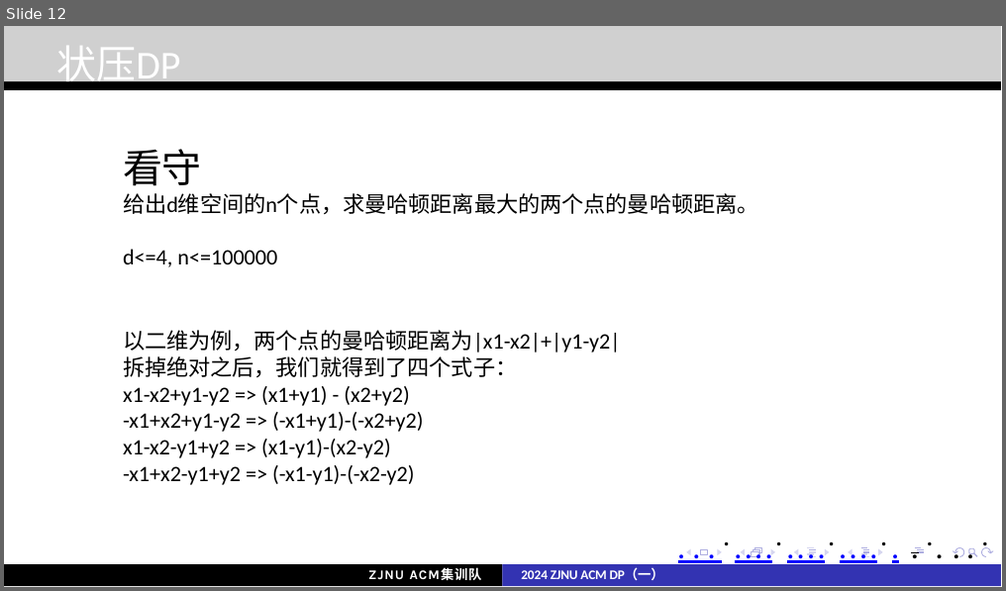
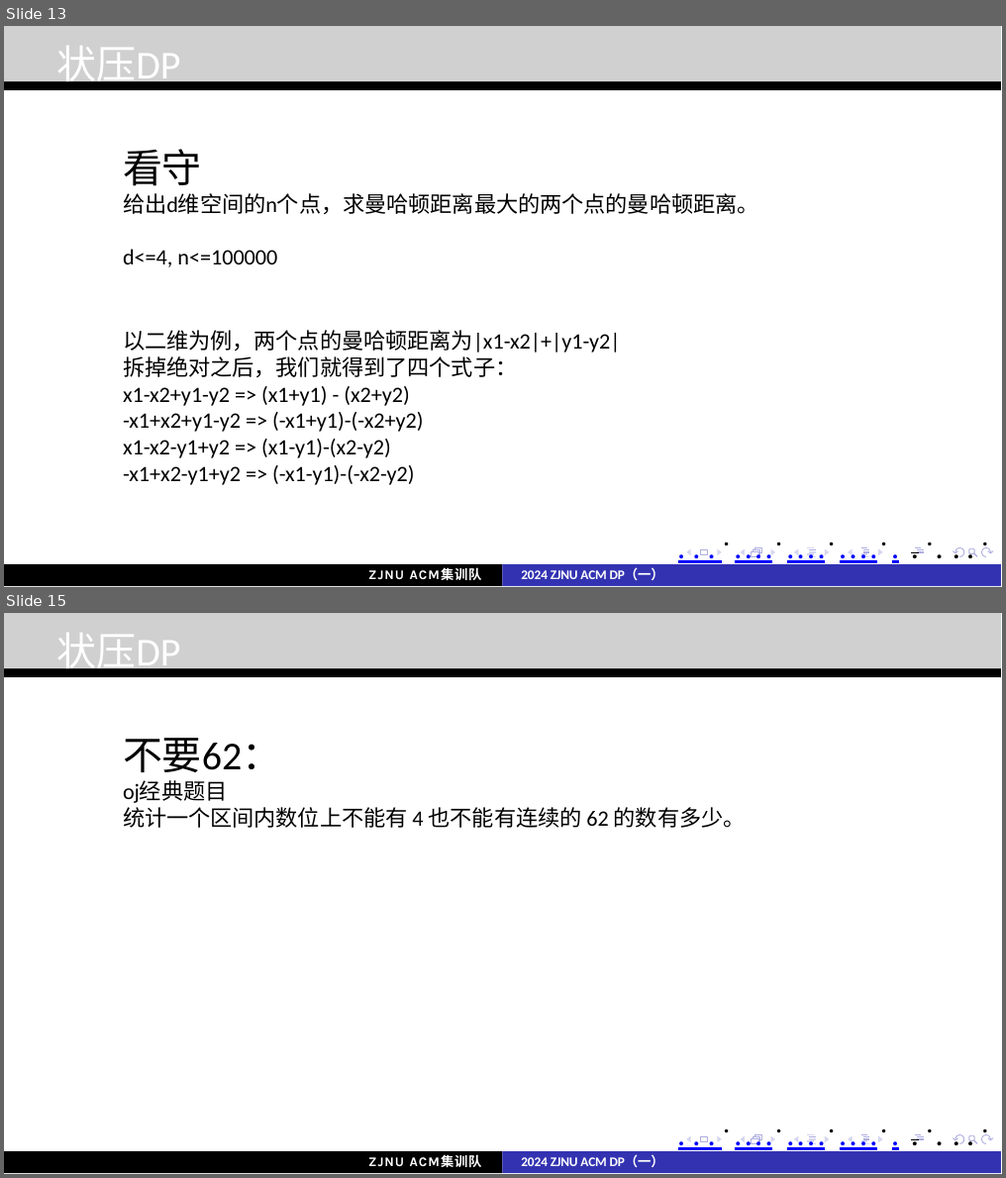
Before and after one commit to john1234567891011121314/moban, a slide deck: acm/讲课·dp/DP（一）.pptx. Shown one above the other, each under a label of ours: slide 12 before the commit, slides 13 and 15 after it; the slides between them are not shown. The pictures are 1006x591 and 1006x1178 pixels, drawn with LibreOffice and Linux fonts; fonts in the diff are those of the drawing; grey boxes stand for pictures. Boxes give left, top, right and bottom in pixels: in the first picture for what was removed or moved away, otherwise in the second. Text is boxed around its words. In the diff, an @@ line names an element or a change of style, - is before the commit and + after.

```diff
--- a/acm/讲课·dp/DP（一）.pptx
+++ b/acm/讲课·dp/DP（一）.pptx
@@ slide 15 added at box(4, 613, 1002, 1174), background #FFFFFF; not listed: 30 template elements that a slide beside it also shows @@
@@ picture added at box(4, 613, 1000, 668) @@
@@ text added at box(56, 633, 180, 676), 18 pt, text #FFFFFF @@
+状压DP
@@ text added at box(123, 738, 746, 828), 10 pt, text #000000 @@
+不要62：
+oj经典题目
+统计一个区间内数位上不能有 4 也不能有连续的 62 的数有多少。
@@ freeform shape added at box(4, 1153, 502, 1174), fill #000000 @@
@@ text added at box(368, 1155, 482, 1168), 6 pt, text #FFFFFF, bold @@
+ZJNU ACM集训队
@@ freeform shape added at box(502, 1153, 1000, 1174), fill #3333B2 @@
@@ text added at box(521, 1156, 664, 1167), 12 pt, text #0000FF, bold @@
+. . . ................. . .. . . .
+2024 ZJNU ACM DP（一）
@@ what was slide 12 is now slide 13 @@
```
Also in this commit, not shown: 2 other slides added.
